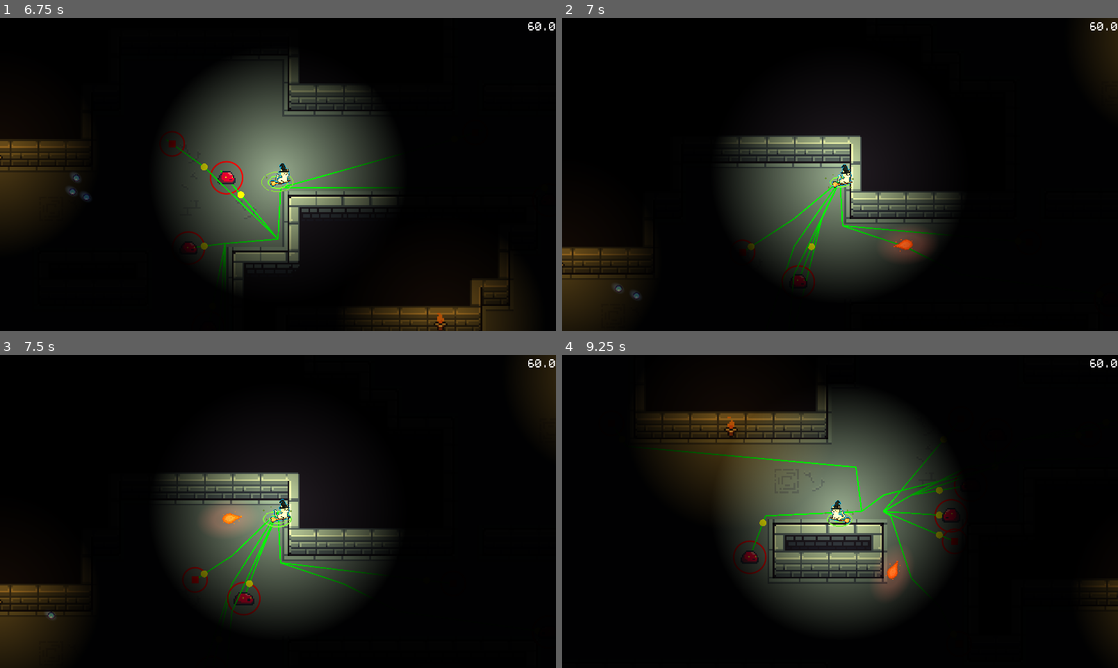
Above: before the commit, frames 1-4 (two rows, left to right).
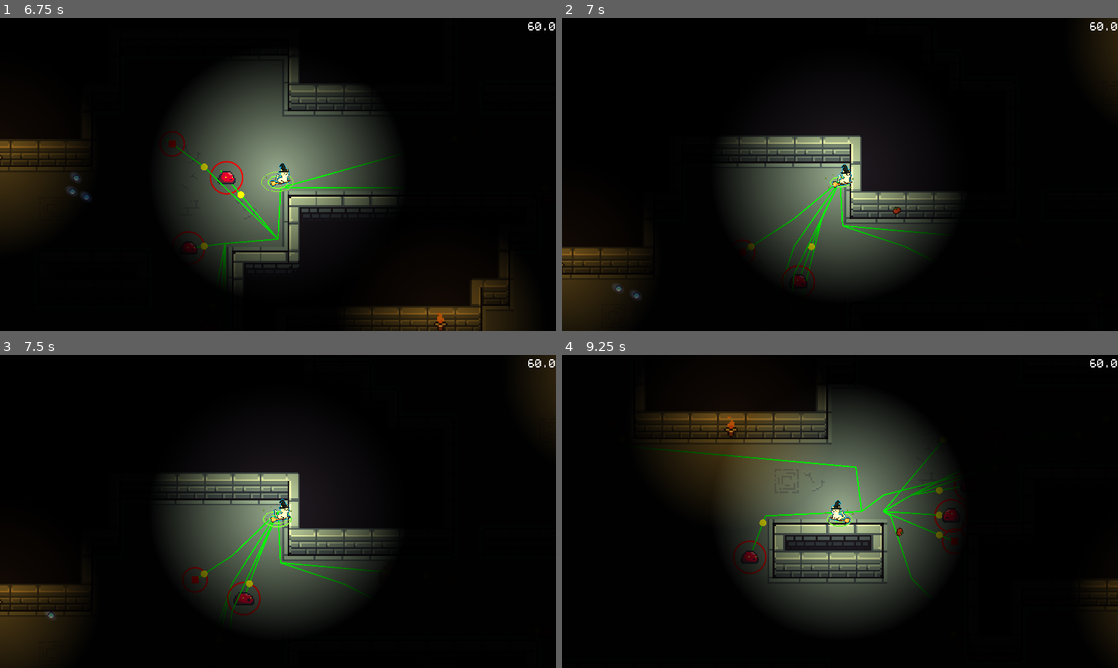
Above: after the commit, the same moments.

Repository: AlbanTE/projet-150h
Game: Godot game, scene res://scenes/main.tscn
Two runs of this game, one before a commit and one after it. Both use one fixed random seed, a clock stepped at 60 frames per second and the inputs below.
Inputs (mouse positions are in pixels of both pictures, inside the frame that each line leads up to):
- Up to frame 1 (6.75 s): tap Enter at 0.5 s; move the mouse to (400, 158) at 0.52 s; press the mouse at (400, 158) at 0.53 s; hold D (move_right) 0.53-1.28 s; move the mouse to (166, 190) at 1.27 s; release the mouse at (166, 190) at 1.28 s; hold S (move_down) 1.28-2.03 s; tap Q (switch_weapon) at 1.35 s; click (166, 190) at 1.55 s; move the mouse to (333, 105) at 2.02 s; press the mouse at (333, 105) at 2.03 s; hold D (move_right) 2.03-2.78 s; move the mouse to (250, 237) at 2.77 s; release the mouse at (250, 237) at 2.78 s; hold W (move_up) 2.78-3.53 s; tap G at 2.85 s; click (250, 237) at 3.05 s; move the mouse to (444, 221) at 3.52 s; press the mouse at (444, 221) at 3.53 s; hold A (move_left) 3.53-5.03 s; tap H at 3.6 s; move the mouse to (111, 127) at 4.27 s; release the mouse at (111, 127) at 4.28 s; tap K at 4.35 s; click (111, 127) at 4.55 s; move the mouse to (305, 174) at 5.02 s; press the mouse at (305, 174) at 5.03 s; hold S (move_down) 5.03-5.78 s; tap E at 5.1 s; move the mouse to (194, 96) at 5.77 s; release the mouse at (194, 96) at 5.78 s; hold D (move_right) 5.78-6.53 s; click (194, 96) at 5.85 s; move the mouse to (400, 158) at 6.52 s; hold W (move_up) from 6.53 s (still down); hold Q (switch_weapon) from 6.53 s (still down)
- Up to frame 2 (7 s): keep holding W (move_up); keep holding Q (switch_weapon); click (962, 158) at 6.8 s
- Up to frame 3 (7.5 s): move the mouse to (166, 527) at 7.27 s; release W (move_up) at 7.28 s; release Q (switch_weapon) at 7.28 s; hold D (move_right) from 7.28 s (still down); click (166, 527) at 7.35 s
- Up to frame 4 (9.25 s): move the mouse to (895, 442) at 8.02 s; release D (move_right) at 8.03 s; press the mouse at (895, 442) at 8.03 s; hold S (move_down) 8.03-8.78 s; tap G at 8.1 s; move the mouse to (812, 574) at 8.77 s; release the mouse at (812, 574) at 8.78 s; hold A (move_left) from 8.78 s (still down); tap H at 8.85 s; click (812, 574) at 9.05 s

Frame 1 is identical in both runs. In frame 2, 0.6% of the frame differs, in the area x 57-67%, y 60-78%; in frame 3, 0.7%, in the area x 36-68%, y 47-71%; in frame 4, 0.6%.

Commit message:
troisième arme : AOE

Diff:
--- a/scenes/generic_components/HealthComponent.gd
+++ b/scenes/generic_components/HealthComponent.gd
@@ -24,6 +24,9 @@
 		emit_signal("health_changed", prev_health, current_health, max_health)
 		if current_health == 0:
 			emit_signal("health_depleted")
+
+# For zone-based damage tracking
+var last_zone_damage_time: Dictionary = {}  # zone_id -> timestamp
 
 ## ────────────────
 ## Methods
@@ -56,3 +59,21 @@
 
 func is_alive() -> bool:
 	return current_health > 0
+
+
+func zone_damage(zone_id: int, amount: int, interval: float) -> void:
+	"""Apply damage from a zone-based weapon. Uses interval to prevent spam damage."""
+	if amount <= 0:
+		return
+
+	var current_time = Time.get_ticks_msec() / 1000.0
+
+	# Check if enough time has passed since last damage from this zone
+	if zone_id in last_zone_damage_time:
+		var last_time = last_zone_damage_time[zone_id]
+		if current_time - last_time < interval:
+			return  # Not enough time passed, skip damage
+
+	# Apply damage and update timestamp
+	last_zone_damage_time[zone_id] = current_time
+	damage(amount)
--- a/scenes/generic_components/HurtboxComponent.gd
+++ b/scenes/generic_components/HurtboxComponent.gd
@@ -16,6 +16,16 @@
 signal hit_by_bullet(bullet: Node, damage: int, knockback: float)
 
 # ────────────────
+# AOE tracker (par entité, il peut y avoir plusieurs overlaps de zone)
+# ────────────────
+# Clé : la zone - Valeur : info de tick { next_tick: float, interval: float }
+var aoe_zones: Dictionary = {}  # zone -> { next_tick, interval }
+
+# Timer pour vérifier les dégâts périodiques
+var aoe_tick_timer: Timer = null
+const AOE_CHECK_INTERVAL: float = 0.1  # Vérifie toutes les 0.1s
+
+# ────────────────
 # Lifecycle
 # ────────────────
 func _ready() -> void:
@@ -25,6 +35,47 @@
 
 	body_entered.connect(_on_body_entered)
 	area_entered.connect(_on_area_entered)
+	area_exited.connect(_on_area_exited)
+
+	# Créer un timer pour les checks AOE
+	aoe_tick_timer = Timer.new()
+	aoe_tick_timer.wait_time = AOE_CHECK_INTERVAL
+	aoe_tick_timer.autostart = false
+	aoe_tick_timer.timeout.connect(_on_aoe_tick)
+	add_child(aoe_tick_timer)
+
+# Tick périodique pour gérer les dégâts AOE
+func _on_aoe_tick() -> void:
+
+	# Scan
+	_scan_overlapping_aoe_zones()
+
+	if aoe_zones.is_empty():
+		aoe_tick_timer.stop()
+		return
+
+	var now = Time.get_ticks_msec() / 1000.0
+	var zones_to_remove = []
+
+	for zone in aoe_zones.keys():
+		# Vérifier si la zone existe encore
+		if not is_instance_valid(zone) or not overlaps_area(zone):
+			zones_to_remove.append(zone)
+			continue
+
+		var zone_data = aoe_zones[zone]
+
+		# Appliquer les dégâts si le temps est écoulé
+		if now >= zone_data.next_tick:
+			var damage = zone.get_damage() if zone.has_method("get_damage") else 0
+			if health and damage > 0:
+				health.damage(damage)
+
+			# Planifier le prochain tick
+			zone_data.next_tick = now + zone_data.interval
+
+	for zone in zones_to_remove:
+		aoe_zones.erase(zone)
 
 
 # ────────────────
@@ -33,12 +84,44 @@
 func _on_area_entered(area: Area2D) -> void:
 	if area.is_in_group("bullets"):
 		_handle_bullet_collision(area)
-	else:
-		print("HurtboxComponent: Area is not in bullets group")
+	elif area.is_in_group("aoe"):
+		_register_aoe_zone(area)
 
+func _on_area_exited(area: Area2D) -> void:
+	if area.is_in_group("aoe"):
+		aoe_zones.erase(area)
+		if aoe_zones.is_empty() and aoe_tick_timer:
+			aoe_tick_timer.stop()
 
 func _on_body_entered(_body: Node2D) -> void:
 	pass
+
+# ────────────────
+# AOE Management
+# ────────────────
+# Scan actif de toutes les zones AOE en overlap (pour détecter les zones déjà présentes)
+func _scan_overlapping_aoe_zones() -> void:
+	for area in get_overlapping_areas():
+		if area.is_in_group("aoe") and area not in aoe_zones:
+			_register_aoe_zone(area)
+
+func _register_aoe_zone(zone: Area2D) -> void:
+	if zone in aoe_zones:
+		return
+
+	var now = Time.get_ticks_msec() / 1000.0
+	var interval = zone.get("damage_interval") if "damage_interval" in zone else 0.5
+
+	# Enregistrer la zone avec dégâts immédiats
+	aoe_zones[zone] = {
+		"next_tick": now,  # Dégâts immédiatement
+		"interval": interval
+	}
+
+	# Démarrer le timer si pas déjà actif
+	if aoe_tick_timer:
+		if aoe_tick_timer.is_stopped():
+			aoe_tick_timer.start()
 
 
 # ────────────────
--- a/scenes/main.tscn
+++ b/scenes/main.tscn
@@ -1451,7 +1451,6 @@
 [node name="PauseMenu" parent="CanvasLayer" instance=ExtResource("12_eb6dy")]
 light_mask = 1024
 visibility_layer = 1024
-z_index = 5
 z_as_relative = false
 
 [node name="Label" type="Label" parent="CanvasLayer"]
--- a/scenes/player/Character.tscn
+++ b/scenes/player/Character.tscn
@@ -7,8 +7,9 @@
 [ext_resource type="PackedScene" uid="uid://o3nhmew8d6ly" path="res://scenes/weapons/BulleGun.tscn" id="5_bullegun"]
 [ext_resource type="PackedScene" uid="uid://djhulh5j7qa4i" path="res://scenes/weapons/Gun.tscn" id="5_rlo5i"]
 [ext_resource type="Shader" uid="uid://ce4sr8akrqun2" path="res://shaders/flash_effect.gdshader" id="6_8grqf"]
+[ext_resource type="PackedScene" uid="uid://c3d4e5f6g7h8i" path="res://scenes/weapons/LanceTomatoGun.tscn" id="6_lancetomate"]
 [ext_resource type="Texture2D" uid="uid://cptgddc1u64sh" path="res://assets/textures/WitchFlying.png" id="7_qn341"]
-[ext_resource type="Script" path="res://scenes/player/components/ShieldSpellComponent.gd" id="8_shield_spell"]
+[ext_resource type="Script" uid="uid://dplmslac2psil" path="res://scenes/player/components/ShieldSpellComponent.gd" id="8_shield_spell"]
 
 [sub_resource type="RectangleShape2D" id="RectangleShape2D_jyhfs"]
 size = Vector2(44, 52)
@@ -123,7 +124,7 @@
 }]
 
 [node name="CharacterBody2D" type="CharacterBody2D"]
-z_index = 1
+z_index = 5
 collision_layer = 4
 script = ExtResource("1_uxdko")
 
@@ -156,7 +157,7 @@
 [node name="WeaponComponent" type="Node2D" parent="."]
 script = ExtResource("4_v32km")
 starting_weapon_scene = ExtResource("5_rlo5i")
-weapon_scenes = Array[PackedScene]([ExtResource("5_rlo5i"), ExtResource("5_bullegun")])
+weapon_scenes = Array[PackedScene]([ExtResource("5_rlo5i"), ExtResource("5_bullegun"), ExtResource("6_lancetomate")])
 metadata/_custom_type_script = "uid://dkhdjry5qxu1f"
 
 [node name="AnimatedSprite2D" type="AnimatedSprite2D" parent="."]
--- /dev/null
+++ b/scenes/projectiles/Tomate.gd
@@ -0,0 +1,102 @@
+# res://projectiles/Tomate.gd
+extends Area2D
+class_name Tomate
+
+# VARIABLES STANDARD
+@export var speed: float = 500.0
+@export var damage: int = 15
+@export var knockback: float = 0.5
+
+# VARIABLES AOE
+@export var max_arc_height: float = 150.0
+@export var min_arc_height: float = 30.0
+@export var landing_area_scale: float = 5.0 # Taille de la zone AOE - modifier avec composant stats
+@export var damage_interval: float = 0.5 # Ticks
+@export var zone_duration: float = 3.0 # Duration - modifier avec composant stat
+
+var start_position: Vector2
+var target_position: Vector2
+var travel_time: float = 0.8
+var current_time: float = 0.0
+var is_flying: bool = true
+var actual_arc_height: float = 150.0
+
+func _ready():
+	collision_layer = 16
+	collision_mask = 0  # Pas de collision du projectile (AOE)
+	start_position = global_position
+
+func setup(target_pos: Vector2):
+	target_position = target_pos
+	start_position = global_position
+
+	# Avoir un joli arc de cercle
+	var distance = start_position.distance_to(target_position)
+	var distance_ratio = clamp(distance / 500.0, 0.0, 1.0)
+	actual_arc_height = lerp(min_arc_height, max_arc_height, distance_ratio)
+
+	# Avoir un travel time min si close target
+	travel_time = max(0.3, distance / speed)
+
+func _physics_process(delta):
+	if is_flying:
+		_handle_flight(delta)
+
+# Ouais ca jsp mais ca rend plutot ok
+func _handle_flight(delta):
+	current_time += delta
+	var progress = clamp(current_time / travel_time, 0.0, 1.0)
+
+	var linear_pos = start_position.lerp(target_position, progress)
+	var arc_offset = sin(progress * PI) * actual_arc_height
+	global_position = linear_pos + Vector2(0, -arc_offset)
+
+	if progress < 1.0:
+		var next_progress = clamp((current_time + delta) / travel_time, 0.0, 1.0)
+		var next_pos = start_position.lerp(target_position, next_progress) + Vector2(0, -sin(next_progress * PI) * actual_arc_height)
+		var direction = (next_pos - global_position).normalized()
+		rotation = direction.angle()
+
+	if progress >= 1.0:
+		_land()
+
+# Ici on passe à la zone AOE
+func _land():
+	is_flying = false
+	global_position = target_position
+	rotation = 0
+
+	add_to_group("aoe")
+	collision_mask = 8  # On active les collisions avec les hurtbox - a voir avec les murs ???
+
+	# TEXTURE
+	if has_node("CollisionShape2D"):
+		var collision_shape = get_node("CollisionShape2D")
+		collision_shape.scale = Vector2(landing_area_scale, landing_area_scale)
+
+	if has_node("Sprite2D"):
+		var sprite = get_node("Sprite2D")
+		sprite.modulate = Color(1.0, 0.3, 0.3, 0.4)
+		sprite.scale = Vector2(landing_area_scale, landing_area_scale)
+
+	# Forcer un monitoring_enabled pour détecter les overlaps
+	monitoring = true
+	monitorable = true
+
+	# Forcer un update de la physique pour que get_overlapping_areas() fonctionne
+	await get_tree().physics_frame
+
+	# Déclencher area_entered pour toutes les entités déjà présentes
+	for area in get_overlapping_areas():
+		if area is HurtboxComponent:
+			area._on_area_entered(self)
+
+	# AUTO DESTRUCTION (DURATION)
+	get_tree().create_timer(zone_duration).timeout.connect(queue_free)
+	set_physics_process(false)
+
+func get_damage() -> int:
+	return damage
+
+func get_knockback() -> float:
+	return knockback
--- /dev/null
+++ b/scenes/projectiles/Tomate.tscn
@@ -0,0 +1,20 @@
+[gd_scene load_steps=4 format=3 uid="uid://b2q3t4v5w6x7y"]
+
+[ext_resource type="Script" path="res://scenes/projectiles/Tomate.gd" id="1_tomate"]
+[ext_resource type="Texture2D" uid="uid://nyhcpb0ir8ve" path="res://assets/weapons/tomate_weapon.png" id="2_egker"]
+
+[sub_resource type="CapsuleShape2D" id="CapsuleShape2D_egker"]
+radius = 9.0
+height = 22.0
+
+[node name="Tomate" type="Area2D"]
+collision_layer = 16
+collision_mask = 0
+script = ExtResource("1_tomate")
+
+[node name="CollisionShape2D" type="CollisionShape2D" parent="."]
+rotation = 1.5707964
+shape = SubResource("CapsuleShape2D_egker")
+
+[node name="Sprite2D" type="Sprite2D" parent="."]
+texture = ExtResource("2_egker")
--- /dev/null
+++ b/scenes/weapons/LanceTomatoGun.gd
@@ -0,0 +1,25 @@
+# res://weapons/LanceTomatoGun.gd
+extends Weapon
+class_name LanceTomatoGun
+
+@onready var muzzle = $Muzzle
+
+func fire(player: Node2D) -> void:
+	if not can_fire():
+		return
+
+	_can_fire = false
+
+	var target_pos = get_global_mouse_position()
+
+	if projectile_scene:
+		var tomate = projectile_scene.instantiate()
+		tomate.global_position = muzzle.global_position
+		tomate.damage = damage
+
+		player.get_tree().current_scene.add_child(tomate)
+
+		tomate.setup(target_pos)
+
+	await get_tree().create_timer(fire_rate).timeout
+	_can_fire = true
--- /dev/null
+++ b/scenes/weapons/LanceTomatoGun.tscn
@@ -0,0 +1,24 @@
+[gd_scene load_steps=4 format=3 uid="uid://c3d4e5f6g7h8i"]
+
+[ext_resource type="Script" path="res://scenes/weapons/LanceTomatoGun.gd" id="1_lancetomate"]
+[ext_resource type="PackedScene" uid="uid://b2q3t4v5w6x7y" path="res://scenes/projectiles/Tomate.tscn" id="2_tomate"]
+[ext_resource type="Texture2D" uid="uid://btugiye645vb3" path="res://assets/weapons/lance-tomate.png" id="3_q16ik"]
+
+[node name="LanceTomatoGun" type="Node2D"]
+scale = Vector2(2, 2)
+script = ExtResource("1_lancetomate")
+weapon_name = "Lance-tomate"
+fire_rate = 1.5
+projectile_scene = ExtResource("2_tomate")
+damage = 15
+ammo = 100
+max_ammo = 100
+
+[node name="Muzzle" type="Marker2D" parent="."]
+position = Vector2(20, 0)
+
+[node name="LanceTomateSprite" type="Sprite2D" parent="."]
+visible = false
+position = Vector2(8, 0)
+scale = Vector2(0.5, 0.5)
+texture = ExtResource("3_q16ik")
Binary file added: assets/weapons/lance-tomate.png
Not shown, added: assets/weapons/lance-tomate.png.import
Binary file added: assets/weapons/tomate_weapon.png
Not shown, added: assets/weapons/tomate_weapon.png.import
Not shown: 1 places in scenes/player/Character.tscn that only renumber resources
Not shown, added: scenes/projectiles/Tomate.gd.uid
Not shown, added: scenes/weapons/LanceTomatoGun.gd.uid
